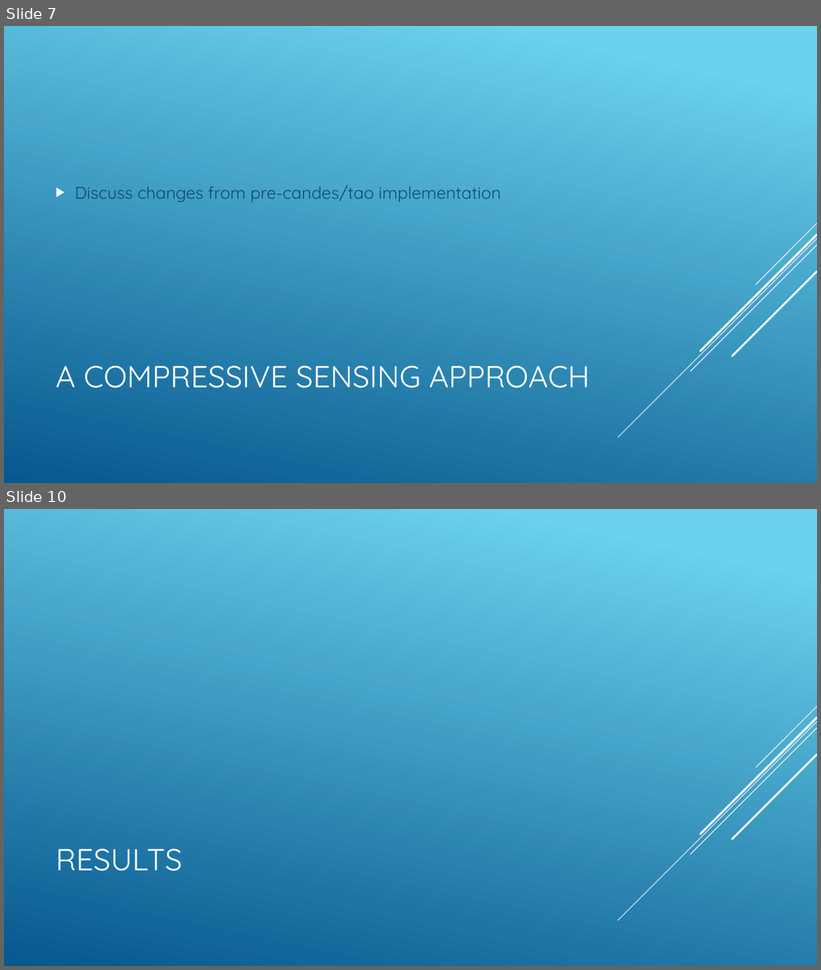
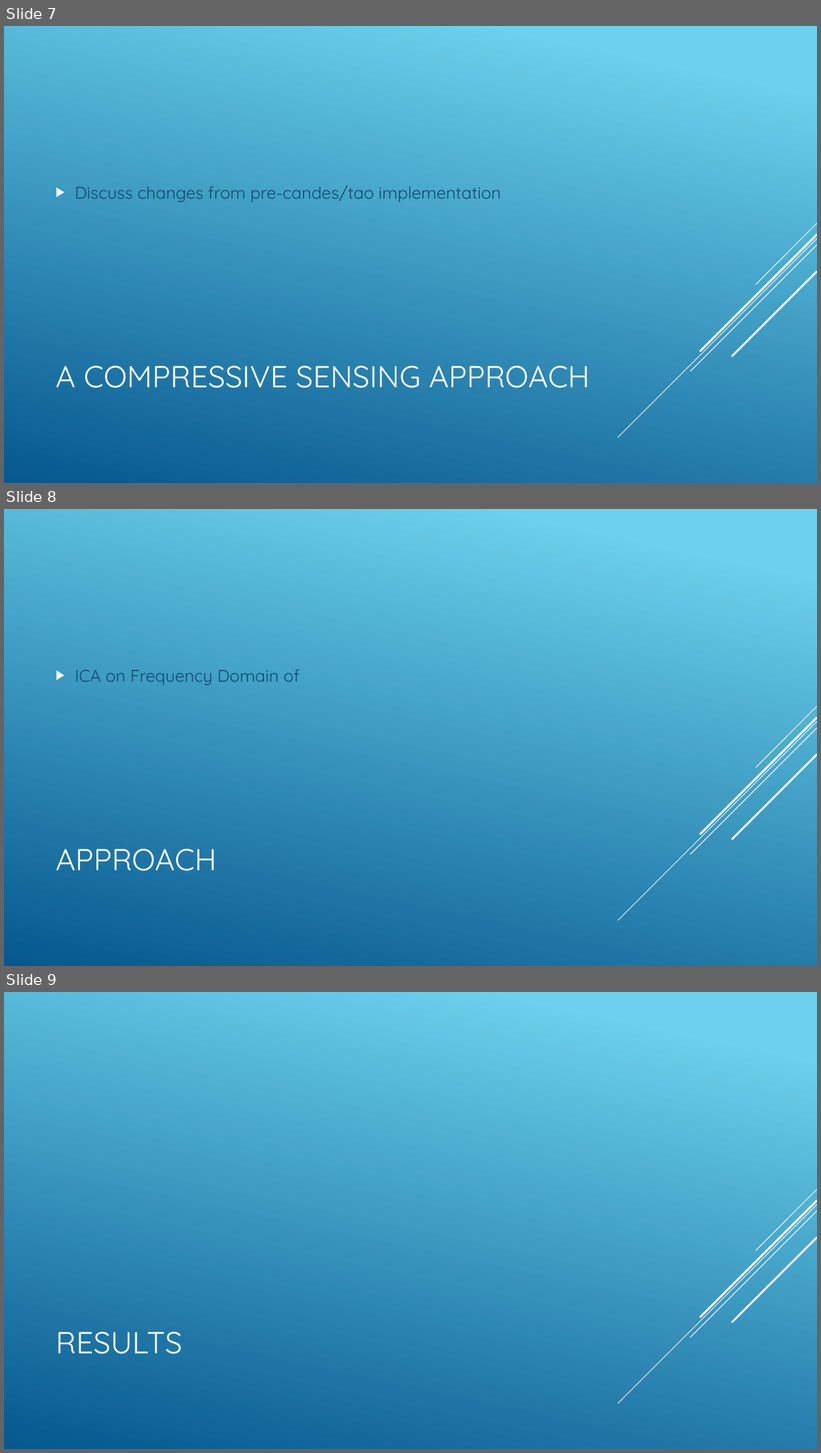
Before and after one commit to esaracin/compressive-sensing-cocktail-party-problem, a slide deck: slide/slides.pptx. Shown one above the other, each under a label of ours: slides 7 and 10 before the commit, slides 7, 8 and 9 after it; the slides between them are not shown. The pictures are 821x970 and 821x1453 pixels, drawn with LibreOffice and Linux fonts; fonts in the diff are those of the drawing. Boxes give left, top, right and bottom in pixels: in the first picture for what was removed or moved away, otherwise in the second. Text is boxed around its words. In the diff, an @@ line names an element or a change of style, - is before the commit and + after.

Commit message:
changes

```diff
--- a/slide/slides.pptx
+++ b/slide/slides.pptx
@@ slide 8 added at bbox=[4, 509, 817, 966], background gradient #6ED2EB to #06588E; not listed: 5 template elements that a slide beside it also shows @@
@@ text added at bbox=[75, 669, 300, 685], 20 pt, text #0F496F @@
+▶ ICA on Frequency Domain of
@@ title added at bbox=[55, 849, 217, 871], 36 pt, text #FFFFFF @@
+APPROACH
@@ what was slide 10 is now slide 9 @@
```
Also in this commit, not shown: 2 slides removed.
